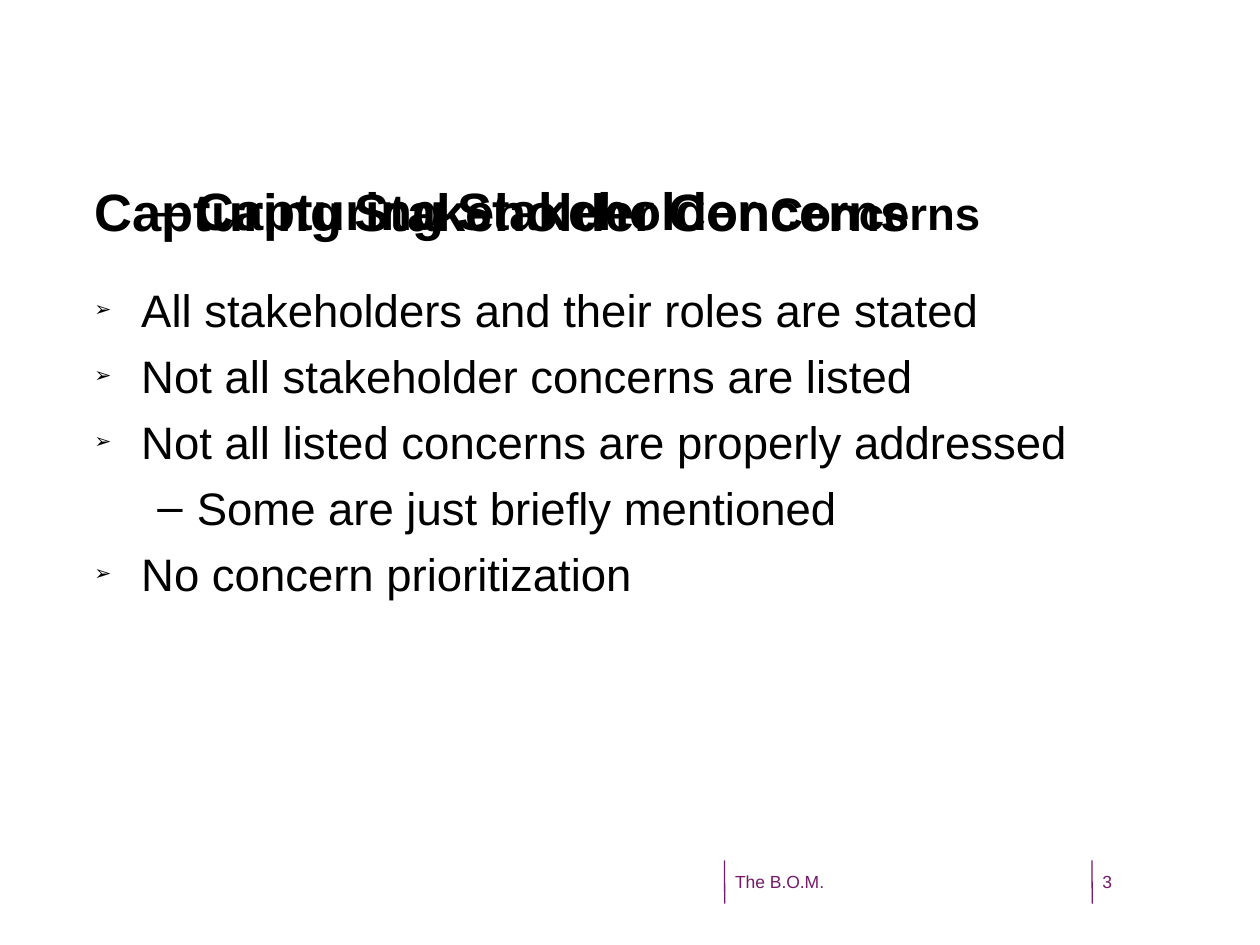
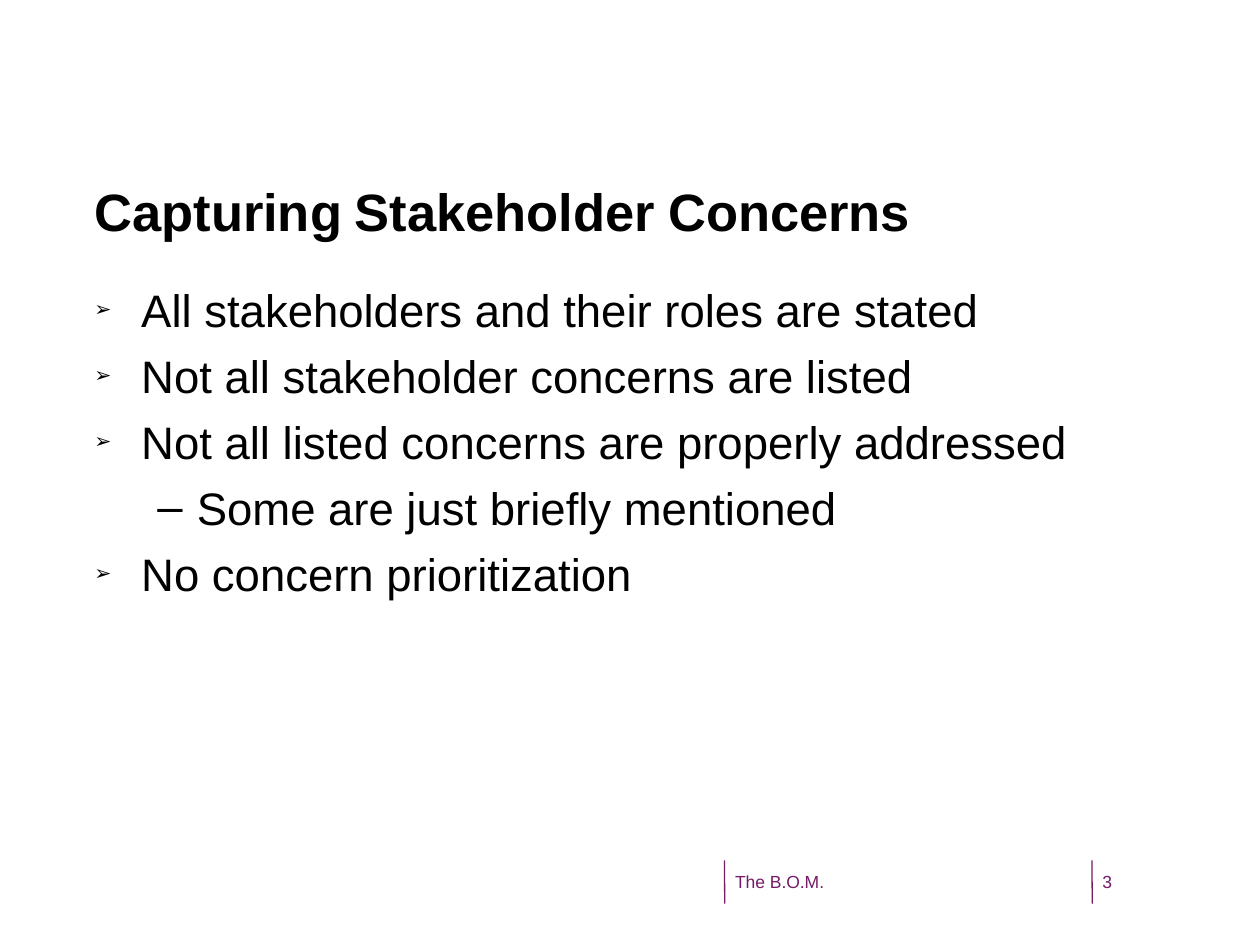
Before and after one commit to CindyBerghuizen/BallOfMud, a slide deck: slide 3 of Assignment 3/SoftwareArchtectureWeek6Presentation.odp. Drawn at 1260x945 pixels with LibreOffice and Linux fonts; fonts in the diff are those of the drawing; background and template pictures are left out. Boxes give left, top, right and bottom in pixels: in the first picture for what was removed or moved away, otherwise in the second. Text is boxed around its words. In the diff, an @@ line names an element or a change of style, - is before the commit and + after.

```diff
--- a/Assignment 3/SoftwareArchtectureWeek6Presentation.odp
+++ b/Assignment 3/SoftwareArchtectureWeek6Presentation.odp
@@ text removed at (x1=197, y1=188, x2=980, y2=241) @@
-  – Capturing Stakeholder Concerns
```
Also in this commit, not shown: 2 other slides changed.
